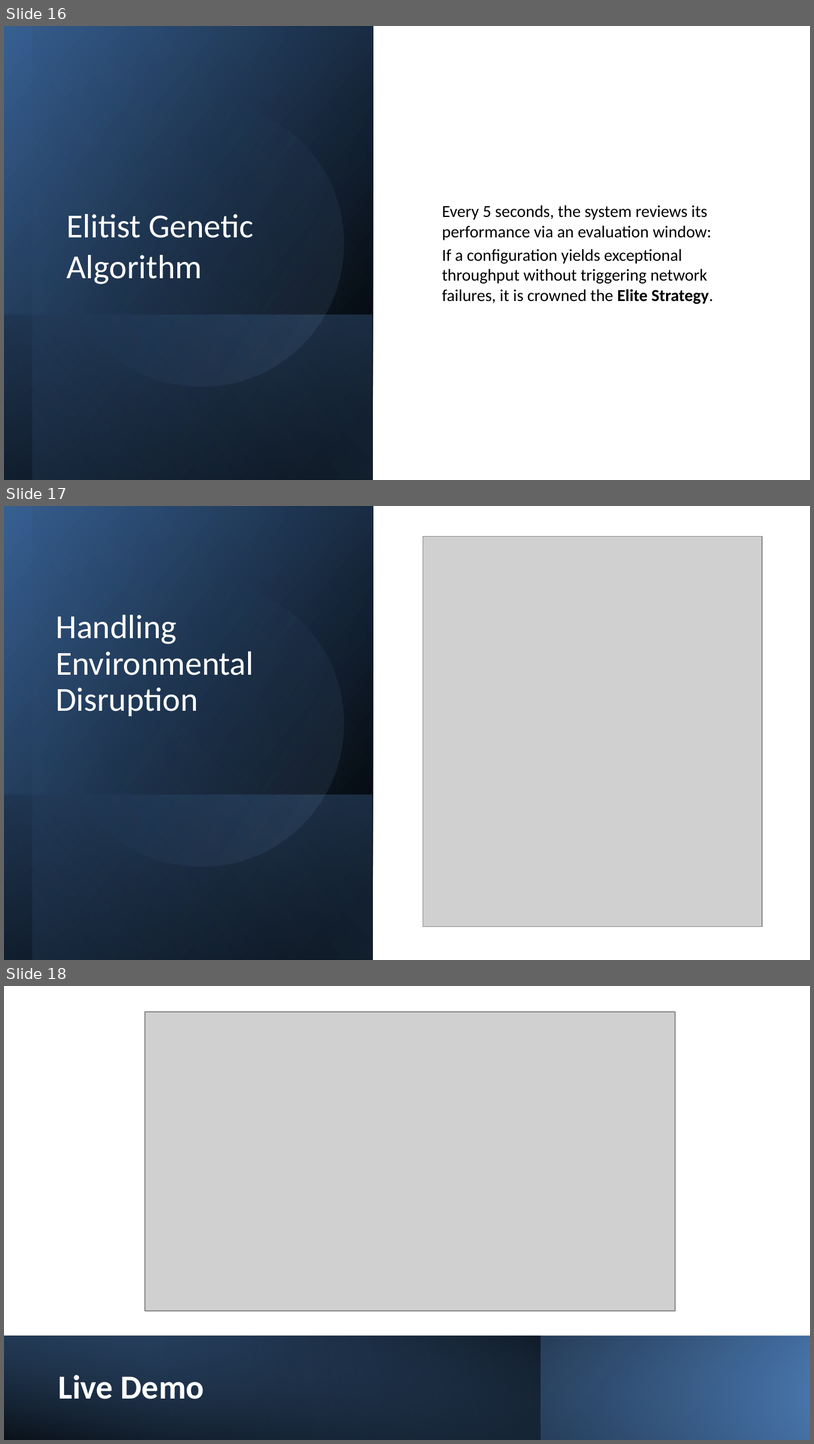
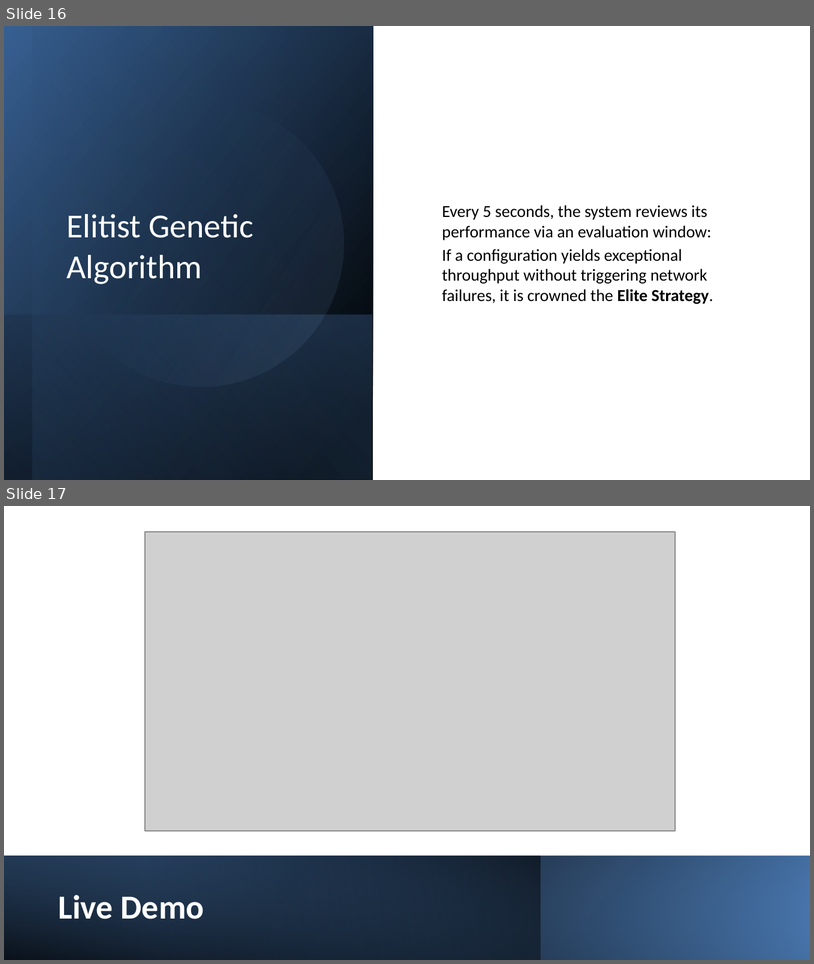
Before and after one commit to siutsin/2026-talks, a slide deck: CaseyManus-SelfOptimizingWorkerpools/presentation.pptx. Shown one above the other, each under a label of ours: slides 16, 17 and 18 before the commit, slides 16 and 17 after it. The pictures are 814x1444 and 814x964 pixels, drawn with LibreOffice and Linux fonts; fonts in the diff are those of the drawing; grey boxes stand for pictures. Boxes give left, top, right and bottom in pixels: in the first picture for what was removed or moved away, otherwise in the second. Text is boxed around its words. In the diff, an @@ line names an element or a change of style, - is before the commit and + after.

```diff
--- a/CaseyManus-SelfOptimizingWorkerpools/presentation.pptx
+++ b/CaseyManus-SelfOptimizingWorkerpools/presentation.pptx
@@ slide 17 removed at (4,506,810,960), background #FFFFFF @@
@@ rectangle removed at (4,506,374,959) @@
@@ rectangle removed at (32,506,374,960) @@
@@ picture removed at (423,536,763,926) @@
@@ ellipse removed at (32,555,369,892) @@
@@ text removed at (56,615,254,716) @@
-Handling Environmental Disruption
@@ rectangle removed at (4,794,372,959) @@
@@ what was slide 18 is now slide 17 @@
```
Also in this commit, not shown: 2 slides changed, 2 slides added, 2 other slides removed, 2 other files.
